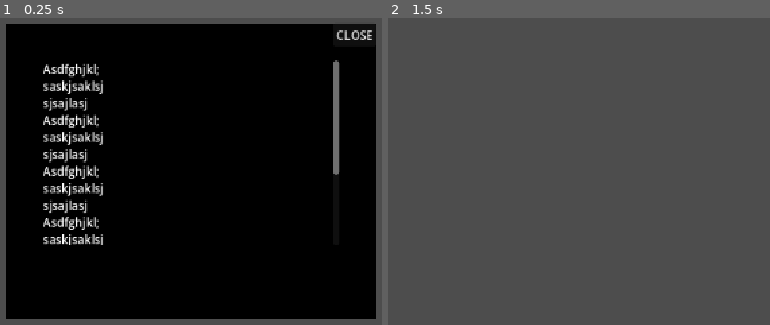
Above: before the commit, frames 1-2 (left to right).
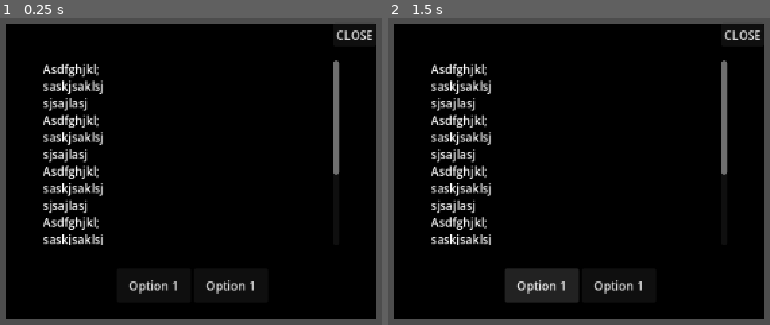
Above: after the commit, the same moments.

Repository: SengulC/pdoom
Game: Godot game, scene res://scenes/file_popup.tscn
Two runs of this game, one before a commit and one after it. Both use one fixed random seed, a clock stepped at 60 frames per second and the inputs below. This scene is started directly instead of the project's main scene.
Inputs (mouse positions are in pixels of both pictures, inside the frame that each line leads up to):
- Up to frame 1 (0.25 s): no input
- Up to frame 2 (1.5 s): tap Enter at 0.5 s; move the mouse to (754, 143) at 0.52 s; press the mouse at (754, 143) at 0.53 s; release the mouse at (754, 143) at 1.25 s; click "CLOSE" (after the commit: "Option 1") at 1.25 s

The runs differ from the first frame. In frame 1, 0.6% of the frame differs, in the area x 33-67%, y 85-90%; in frame 2, 92%, in the area x 1-99%, y 1-99%.

Commit message:
centring btns

Diff:
--- a/pdoom-game/scenes/file_popup.tscn
+++ b/pdoom-game/scenes/file_popup.tscn
@@ -68,11 +68,10 @@
 custom_minimum_size = Vector2(300, 100)
 custom_maximum_size = Vector2(300, 100)
 layout_mode = 2
-size_flags_horizontal = 4
+size_flags_horizontal = 8
 size_flags_vertical = 4
 
 [node name="Button" type="Button" parent="Container/VBoxContainer/Buttons" unique_id=973951836]
-visible = false
 z_index = 10
 custom_minimum_size = Vector2(100, 100)
 custom_maximum_size = Vector2(100, 100)
@@ -83,7 +82,6 @@
 text = "Option 1"
 
 [node name="Button2" type="Button" parent="Container/VBoxContainer/Buttons" unique_id=2103390797]
-visible = false
 z_index = 10
 custom_minimum_size = Vector2(100, 100)
 custom_maximum_size = Vector2(100, 100)
